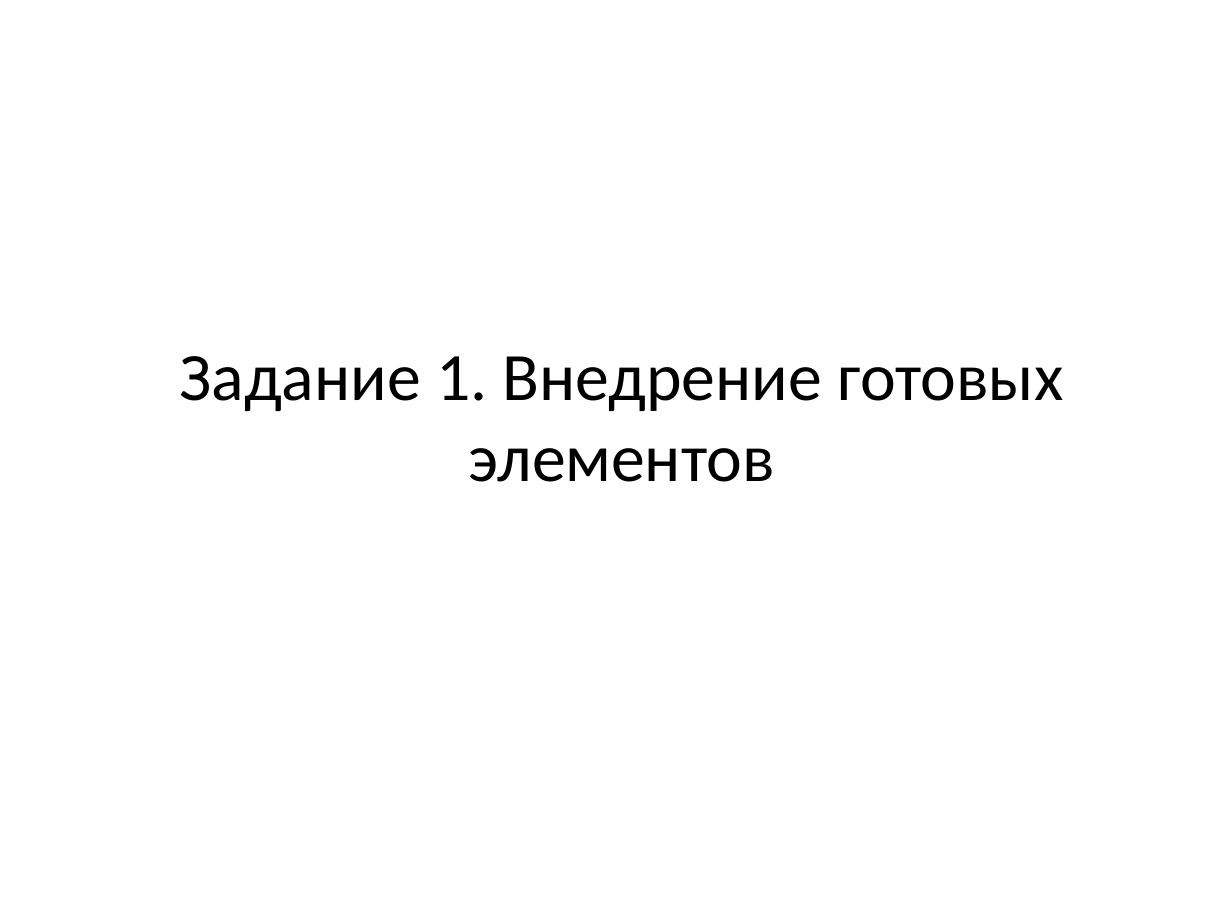
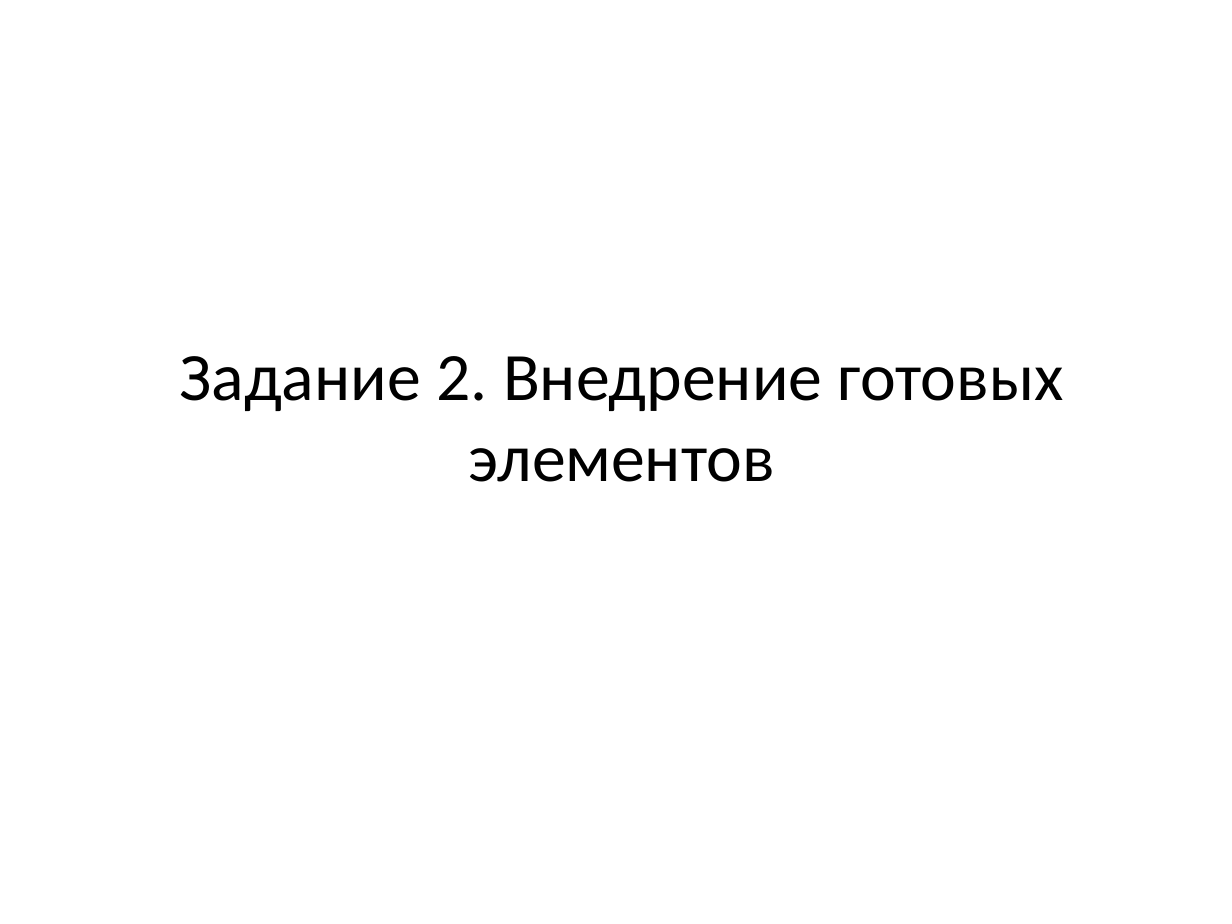
Before and after one commit to mbdatateach/site, a slide deck: slide 10 of сайт/практики/2 JavaScript для сайтов.pptx (slide 4 before the commit). Drawn at 1232x924 pixels with LibreOffice and Linux fonts; fonts in the diff are those of the drawing. Boxes give left, top, right and bottom in pixels: in the first picture for what was removed or moved away, otherwise in the second. Text is boxed around its words. In the diff, an @@ line names an element or a change of style, - is before the commit and + after.

```diff
--- a/сайт/практики/2 JavaScript для сайтов.pptx
+++ b/сайт/практики/2 JavaScript для сайтов.pptx
@@ title at [180, 356, 1064, 482]: text changed @@
-Задание 1. Внедрение готовых элементов
+Задание 2. Внедрение готовых элементов
```
Also in this commit, not shown: 3 other slides changed, 10 other files.
